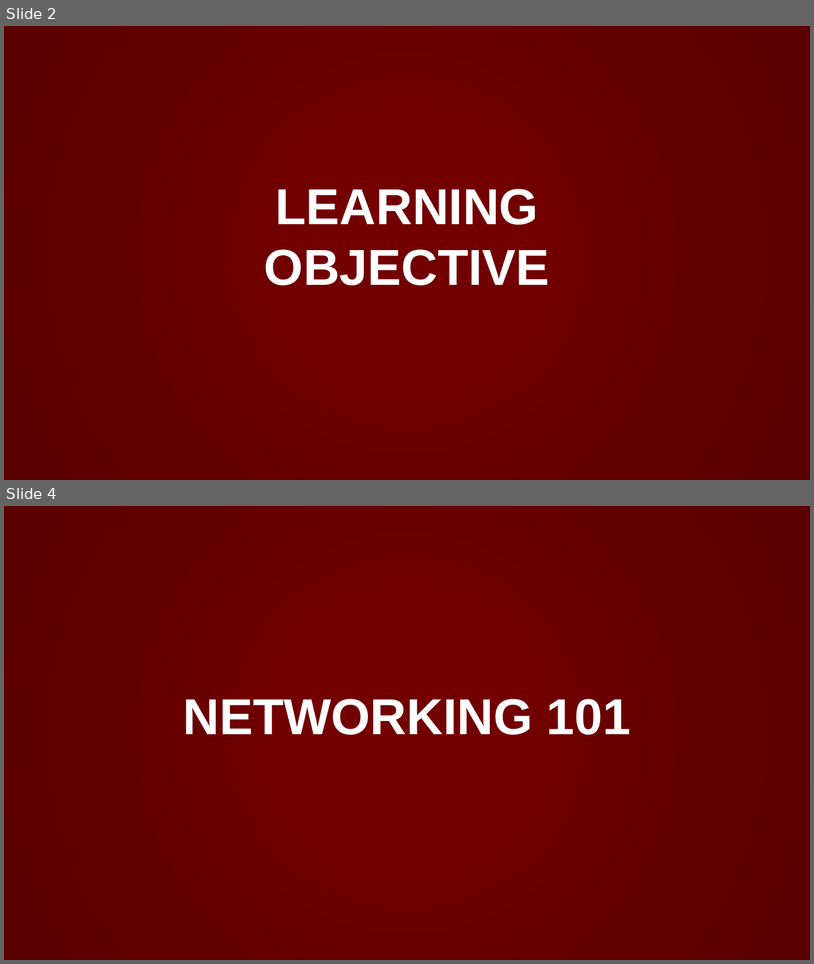
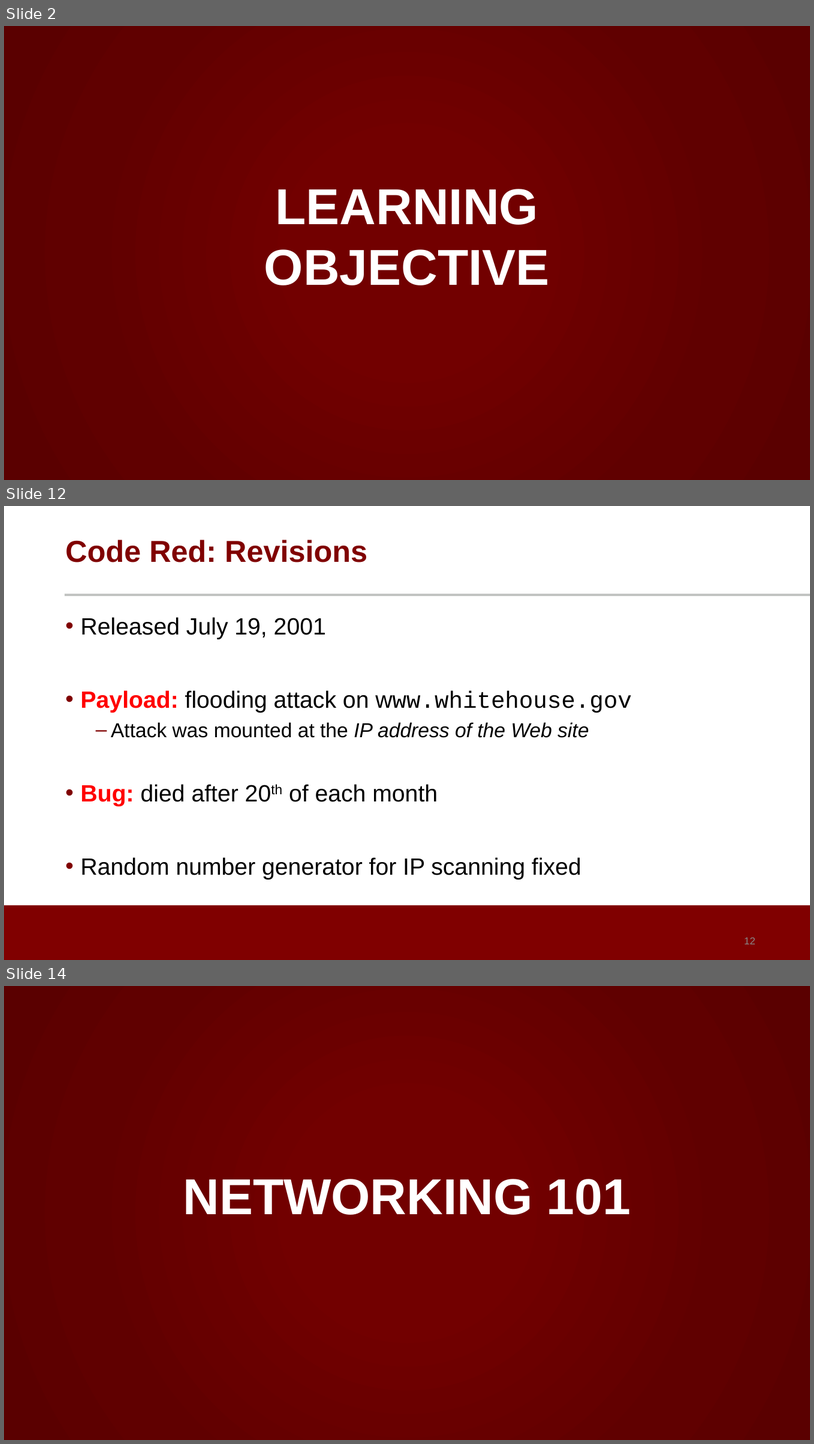
Before and after one commit to noise-lab/ML-Cybersecurity, a slide deck: module-2/ppt/2.1-Overview.pptx. Shown one above the other, each under a label of ours: slides 2 and 4 before the commit, slides 2, 12 and 14 after it; the slides between them are not shown. The pictures are 814x964 and 814x1444 pixels, drawn with LibreOffice and Linux fonts; fonts in the diff are those of the drawing; background and template pictures are left out. Boxes give left, top, right and bottom in pixels: in the first picture for what was removed or moved away, otherwise in the second. Text is boxed around its words. In the diff, an @@ line names an element or a change of style, - is before the commit and + after.

```diff
--- a/module-2/ppt/2.1-Overview.pptx
+++ b/module-2/ppt/2.1-Overview.pptx
@@ slide 12 added at (4,506,810,960), background #FFFFFF @@
@@ title added at (65,540,368,562), 36 pt, text #800000, bold @@
+Code Red: Revisions
@@ line added from (65, 595) to (810, 595), #C2C4C2 3 pt @@
@@ text added at (81,617,632,879), 28 pt, text #000000 @@
+• Released July 19, 2001
+• Payload: flooding attack on www.whitehouse.gov
+  – Attack was mounted at the IP address of the Web site
+• Bug: died after 20th of each month
+• Random number generator for IP scanning fixed
@@ rectangle added at (4,905,810,960), fill #800000 @@
@@ page number added at (744,937,756,944), 12 pt, text #898989 @@
+12
@@ what was slide 4 is now slide 14 @@
```
Also in this commit, not shown: 1 slide changed, 10 other slides added, 8 other files.
